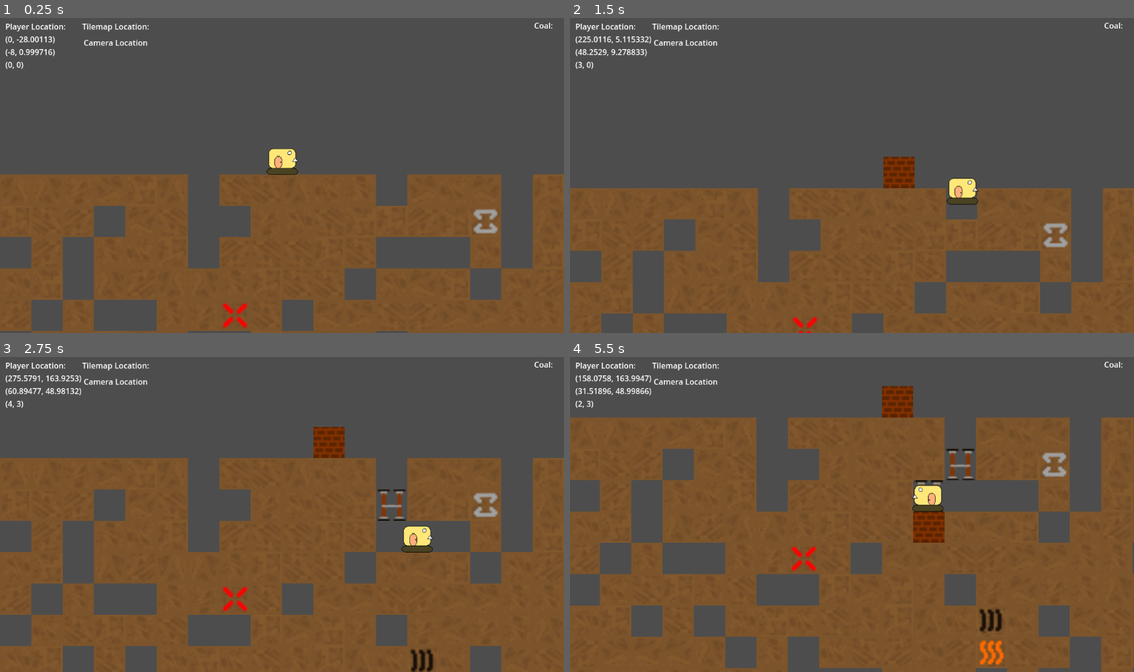
Above: before the commit, frames 1-4 (two rows, left to right).
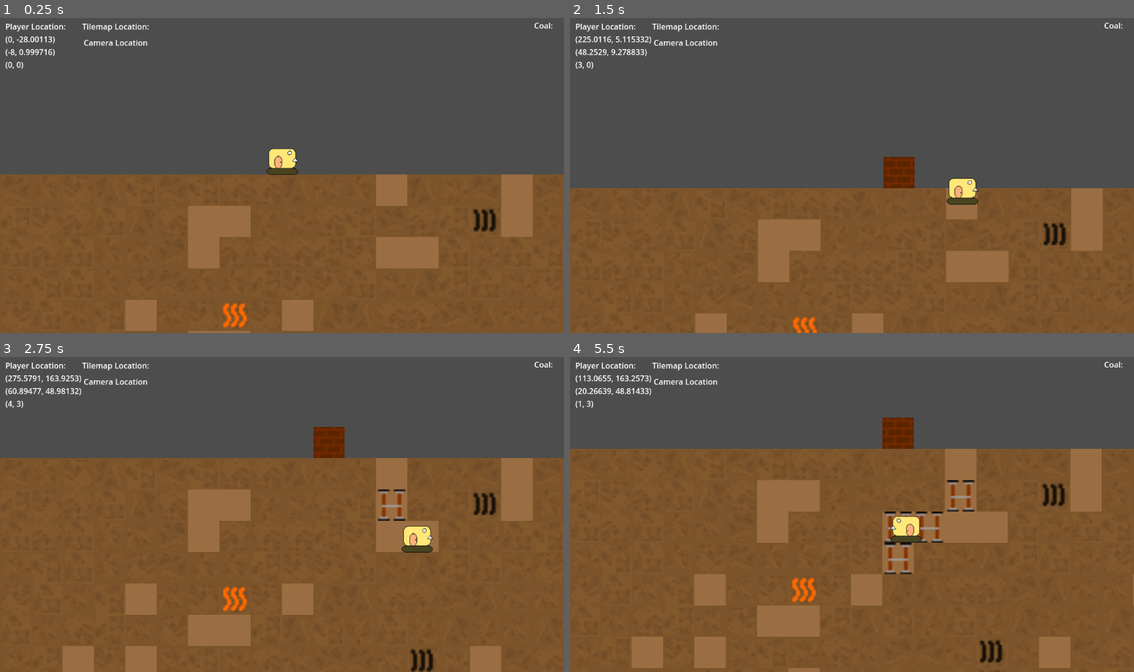
Above: after the commit, the same moments.

Repository: TrakeMuldoon/GodotMineTower
Game: Godot game, scene res://World/world.tscn
Same seed, same stepped clock (60 frames per second), same inputs: the game is played once before the commit and once after it.
Inputs:
- Up to frame 1 (0.25 s): no input
- Up to frame 2 (1.5 s): hold D (go_right) 0.53-1.28 s; hold M (Mine) 0.53-1.28 s; tap Z (Wall) at 0.8, 1.35 s; hold S (go_down) from 1.28 s (still down)
- Up to frame 3 (2.75 s): tap M (Mine) at 1.55 s; release S (go_down) at 2.03 s; hold D (go_right) from 2.03 s (still down); tap X (Mark) at 2.1 s; tap Z (Wall) at 2.3 s
- Up to frame 4 (5.5 s): release D (go_right) at 2.78 s; hold Up (go_up) 2.78-3.53 s; tap M (Mine) at 2.85, 4.35 s; hold A (go_left) 3.53-5.03 s; tap Z (Wall) at 3.6, 5.1 s; hold S (go_down) from 5.03 s (still down)

The runs differ from the first frame. In frame 1, 12% of the frame differs, in the area x 0-95%, y 49-100%; in frame 2, 11%; in frame 3, 16%; in frame 4, 34%, in the area x 0-100%, y 5-100%.

Commit message:
Redid Tilesets and included Building

Diff:
--- a/Characters/tank_character.gd
+++ b/Characters/tank_character.gd
@@ -6,6 +6,7 @@
 signal drilled
 signal build_wall
 signal mark_my_cell
+signal build_mine
 
 # Get the gravity from the project settings to be synced with RigidBody nodes.
 var gravity = ProjectSettings.get_setting("physics/2d/default_gravity")
@@ -21,7 +22,7 @@
 		Get_My_Cell()
 
 	if Input.is_action_pressed("Mine") and is_on_floor():
-		pass
+		Build_Mine_Maybe()
 
 	if Input.is_action_just_pressed("Wall") and is_on_floor():
 		Build_Wall_Maybe()
@@ -56,6 +57,7 @@
 		else:
 			drill_side_counter = 0
 		velocity.x = direction * Speed
+
 		if velocity.x < 0:
 			$AnimatedSprite2D.flip_h = true
 		else:
@@ -66,6 +68,14 @@
 	move_and_slide()
 
 	character_moved.emit(position)
+
+func Build_Mine_Maybe():
+	var my_cell = Get_My_Cell()
+	if(tilemap.Can_Build_At(my_cell)):
+		Build_Mine(my_cell)
+
+func Build_Mine(my_cell):
+	build_mine.emit(my_cell)
 
 func Get_My_Cell():
 	#var pos = Vector2(position.x, position.y)
@@ -93,22 +103,12 @@
 
 func Drill_Down():
 	velocity.y = Jump_Velocity * 0.1
-	var pos = Vector2(position.x, position.y + 32)
-	var l2m = tilemap.local_to_map(pos)
-	if l2m.x < 0:
-		l2m.x -= 4
-	l2m.y = l2m.y / 4
-	l2m.x = l2m.x / 4
-	drilled.emit(l2m)
+	var my_loc = Get_My_Cell()
+	var drill_loc = Vector2(my_loc.x, my_loc.y + 1)
+	drilled.emit(drill_loc)
 
 func Drill_Side(direction):
 	velocity.y = Jump_Velocity * 0.1
-	var pos = Vector2(position.x + (direction * 64), position.y)
-	var l2m = tilemap.local_to_map(pos)
-	if l2m.y < 0:
-		l2m.y -= 4
-	if l2m.x < 0:
-		l2m.x -= 4
-	l2m.y = l2m.y / 4
-	l2m.x = l2m.x / 4
-	drilled.emit(l2m)
+	var my_loc = Get_My_Cell()
+	var drill_loc = Vector2(my_loc.x + (direction), my_loc.y)
+	drilled.emit(drill_loc)
--- a/Characters/tank_character.tscn
+++ b/Characters/tank_character.tscn
@@ -57,7 +57,7 @@
 sprite_frames = SubResource("SpriteFrames_8i8wp")
 animation = &"idle"
 autoplay = "idle"
-frame_progress = 0.843159
+frame_progress = 0.0957819
 
 [node name="CollisionShape2D" type="CollisionShape2D" parent="."]
 rotation = 1.5708
--- a/TileSets/GroundMap.gd
+++ b/TileSets/GroundMap.gd
@@ -2,6 +2,22 @@
 
 var TILESET_ID = 0
 var id = tile_set.get_source_id(TILESET_ID)
+
+var EMPTY_TILE = Vector2(4,0)
+var WALL_TILE = Vector2(5,0)
+var DRILLED_TILE = Vector2(6,0)
+
+var COAL_ROOT = Vector2(0,1)
+var COPPER_ROOT = Vector2(0,2)
+var IRON_ROOT = Vector2(0,3)
+var MAG_ROOT = Vector2(0,4)
+
+var EMPTY_TILE_V3 = Vector3(EMPTY_TILE.x, EMPTY_TILE.y,0)
+var COAL_ROOT_V3 = Vector3(COAL_ROOT.x, COAL_ROOT.y, 0)
+var COPPER_ROOT_V3 = Vector3(COPPER_ROOT.x, COPPER_ROOT.y, 0)
+var IRON_ROOT_V3 = Vector3(IRON_ROOT.x, IRON_ROOT.y, 0)
+var MAG_ROOT_V3 = Vector3(MAG_ROOT.x, MAG_ROOT.y, 0)
+
 # Called when the node enters the scene tree for the first time.
 func _ready():
 	pass
@@ -11,26 +27,40 @@
 		for y in range(0, 50):
 			var munge_float = munge_three(x,y)
 
-			var tile_location = PickGroundType(munge_float)
+			var tile_location_and_alt = PickGroundType(munge_float)
+			var tile_location = Vector2(tile_location_and_alt.x, tile_location_and_alt.y)
+			var alt = tile_location_and_alt.z
 
-			set_cell(0
-					, Vector2(x, y)
-					, id
-					, Vector2(tile_location.x, tile_location.y)
-					, tile_location.z)
+			set_cell(0, Vector2(x, y), id, tile_location, alt)
+
+func Can_Build_At(cell):
+	var curr = get_cell_atlas_coords(0, cell)
+	if (curr.x == 1
+			and curr.y > 0
+			and curr.y < 5):
+		return true
+	else:
+		return false
+
 var ground_type = 0
 func PickGroundType(a_float):
-	#return Vector3(1, 1, 0)
 	if a_float < 0.86:
-		return PickRandomDirt(a_float * 1.25)
+		return PickRandomDirt(a_float * 1.16)
 	elif a_float < 0.95:
-		return Vector3(4,2,0)
+		return EMPTY_TILE_V3
 	else:
 		return PickOre((a_float - 0.95) * 20)
 
 func PickOre(a_float):
-	var pick_int = int(a_float * 100)
-	return Vector3(pick_int / 25, 1, 0)
+	if a_float < 0.70:
+		return COAL_ROOT_V3
+	if a_float < 0.85:
+		return COPPER_ROOT_V3
+	if a_float < 0.95:
+		return IRON_ROOT_V3
+	else:
+		return MAG_ROOT_V3
+
 
 func PickRandomDirt(a_float):
 	var pick_int = a_float *  16
@@ -42,22 +72,31 @@
 
 func BuildWall(cell):
 	var orig_cell_atlas = get_cell_atlas_coords(0, cell)
-	#if orig_cell_atlas.y == 0:
-	#	return
 
-	var wall_atlas_coords = Vector2(0,3)
-	set_cell(0, cell, id, wall_atlas_coords)
+	set_cell(0, cell, id, WALL_TILE)
+
+func BuildMine(cell):
+	var orig_cell_atlas = get_cell_atlas_coords(0, cell)
+	var new_atlas_coords = Vector2(orig_cell_atlas.x + 1, orig_cell_atlas.y)
+	set_cell(0, cell, id, new_atlas_coords)
 
 func DigThrough(cell):
 	var orig_cell_atlas = get_cell_atlas_coords(0, cell)
 
-	var new_atlas_coords = Vector2(5, 2) #Empty
-	if orig_cell_atlas.y == 1:
-		#we hit ore!!!
-		new_atlas_coords.x = orig_cell_atlas.x + 4
-		new_atlas_coords.y = orig_cell_atlas.y
-	set_cell(0, cell, id, new_atlas_coords)
+	var new_cell_atlas = Vector2(0,0)
+	if orig_cell_atlas.y > 0:
+		#we hit ore!!! Move the Tile over by 1, which is the marker for "drilled ore"
+		new_cell_atlas.x = orig_cell_atlas.x + 1
+		new_cell_atlas.y = orig_cell_atlas.y
+	else:
+		new_cell_atlas = DRILLED_TILE
+	set_cell(0, cell, id, new_cell_atlas)
 
+# This is a function I found on the internet to take two coords and turn them
+# into a pseudorandom number, the only important thing for me being that there
+# 1. No visible patterns
+# 2. neighbouring cells have very different values
+# 3. Completely reproducible.
 func munge_three(x, y):
 	#/* mix around the bits in x: */
 	x = x * 3266489917 + Globals.RANDOM_SEED
--- a/TileSets/worldlevel.gd
+++ b/TileSets/worldlevel.gd
@@ -24,3 +24,7 @@
 
 func _on_tank_character_mark_my_cell(cell):
 	$GroundMap.MarkX(cell)
+
+
+func _on_tank_character_build_mine(cell):
+	$GroundMap.BuildMine(cell)
--- a/TileSets/worldlevel.tres
+++ b/TileSets/worldlevel.tres
@@ -98,111 +98,63 @@
 1:1/0 = 0
 1:1/0/physics_layer_0/linear_velocity = Vector2(0, 0)
 1:1/0/physics_layer_0/angular_velocity = 0.0
-1:1/0/physics_layer_0/polygon_0/points = PackedVector2Array(-8, -8, 8, -8, 8, 8, -8, 8)
-2:1/0 = 0
-2:1/0/physics_layer_0/linear_velocity = Vector2(0, 0)
-2:1/0/physics_layer_0/angular_velocity = 0.0
-2:1/0/physics_layer_0/polygon_0/points = PackedVector2Array(-8, -8, 8, -8, 8, 8, -8, 8)
-3:1/0 = 0
-3:1/0/physics_layer_0/linear_velocity = Vector2(0, 0)
-3:1/0/physics_layer_0/angular_velocity = 0.0
-3:1/0/physics_layer_0/polygon_0/points = PackedVector2Array(-8, -8, 8, -8, 8, 8, -8, 8)
 0:2/next_alternative_id = 4
 0:2/0 = 0
 0:2/0/physics_layer_0/linear_velocity = Vector2(0, 0)
 0:2/0/physics_layer_0/angular_velocity = 0.0
-0:2/1 = 1
-0:2/1/flip_v = true
-0:2/1/physics_layer_0/linear_velocity = Vector2(0, 0)
-0:2/1/physics_layer_0/angular_velocity = 0.0
-0:2/2 = 2
-0:2/2/transpose = true
-0:2/2/physics_layer_0/linear_velocity = Vector2(0, 0)
-0:2/2/physics_layer_0/angular_velocity = 0.0
-0:2/3 = 3
-0:2/3/flip_h = true
-0:2/3/transpose = true
-0:2/3/physics_layer_0/linear_velocity = Vector2(0, 0)
-0:2/3/physics_layer_0/angular_velocity = 0.0
+0:2/0/physics_layer_0/polygon_0/points = PackedVector2Array(-8, -8, 8, -8, 8, 8, -8, 8)
 1:2/next_alternative_id = 4
 1:2/0 = 0
 1:2/0/physics_layer_0/linear_velocity = Vector2(0, 0)
 1:2/0/physics_layer_0/angular_velocity = 0.0
-1:2/1 = 1
-1:2/1/flip_v = true
-1:2/1/physics_layer_0/linear_velocity = Vector2(0, 0)
-1:2/1/physics_layer_0/angular_velocity = 0.0
-1:2/2 = 2
-1:2/2/flip_h = true
-1:2/2/flip_v = true
-1:2/2/physics_layer_0/linear_velocity = Vector2(0, 0)
-1:2/2/physics_layer_0/angular_velocity = 0.0
-1:2/3 = 3
-1:2/3/flip_h = true
-1:2/3/physics_layer_0/linear_velocity = Vector2(0, 0)
-1:2/3/physics_layer_0/angular_velocity = 0.0
 2:2/next_alternative_id = 4
+2:2/animation_frame_0/duration = 0.2
+2:2/animation_frame_1/duration = 0.2
 2:2/0 = 0
 2:2/0/physics_layer_0/linear_velocity = Vector2(0, 0)
 2:2/0/physics_layer_0/angular_velocity = 0.0
-2:2/1 = 1
-2:2/1/transpose = true
-2:2/1/physics_layer_0/linear_velocity = Vector2(0, 0)
-2:2/1/physics_layer_0/angular_velocity = 0.0
-3:2/next_alternative_id = 4
-3:2/0 = 0
-3:2/0/physics_layer_0/linear_velocity = Vector2(0, 0)
-3:2/0/physics_layer_0/angular_velocity = 0.0
-3:2/1 = 1
-3:2/1/transpose = true
-3:2/1/physics_layer_0/linear_velocity = Vector2(0, 0)
-3:2/1/physics_layer_0/angular_velocity = 0.0
-3:2/2 = 2
-3:2/2/flip_v = true
-3:2/2/physics_layer_0/linear_velocity = Vector2(0, 0)
-3:2/2/physics_layer_0/angular_velocity = 0.0
-3:2/3 = 3
-3:2/3/flip_h = true
-3:2/3/transpose = true
-3:2/3/physics_layer_0/linear_velocity = Vector2(0, 0)
-3:2/3/physics_layer_0/angular_velocity = 0.0
-4:2/0 = 0
-4:2/0/physics_layer_0/linear_velocity = Vector2(0, 0)
-4:2/0/physics_layer_0/angular_velocity = 0.0
-4:1/0 = 0
-4:1/0/physics_layer_0/linear_velocity = Vector2(0, 0)
-4:1/0/physics_layer_0/angular_velocity = 0.0
-5:1/0 = 0
-5:1/0/physics_layer_0/linear_velocity = Vector2(0, 0)
-5:1/0/physics_layer_0/angular_velocity = 0.0
-6:1/0 = 0
-6:1/0/physics_layer_0/linear_velocity = Vector2(0, 0)
-6:1/0/physics_layer_0/angular_velocity = 0.0
-7:1/0 = 0
-7:1/0/physics_layer_0/linear_velocity = Vector2(0, 0)
-7:1/0/physics_layer_0/angular_velocity = 0.0
-8:1/0 = 0
-8:1/0/physics_layer_0/linear_velocity = Vector2(0, 0)
-8:1/0/physics_layer_0/angular_velocity = 0.0
-9:1/0 = 0
-9:1/0/physics_layer_0/linear_velocity = Vector2(0, 0)
-9:1/0/physics_layer_0/angular_velocity = 0.0
-10:1/0 = 0
-10:1/0/physics_layer_0/linear_velocity = Vector2(0, 0)
-10:1/0/physics_layer_0/angular_velocity = 0.0
-11:1/0 = 0
-11:1/0/physics_layer_0/linear_velocity = Vector2(0, 0)
-11:1/0/physics_layer_0/angular_velocity = 0.0
-5:2/0 = 0
-5:2/0/physics_layer_0/linear_velocity = Vector2(0, 0)
-5:2/0/physics_layer_0/angular_velocity = 0.0
 0:3/0 = 0
 0:3/0/physics_layer_0/linear_velocity = Vector2(0, 0)
 0:3/0/physics_layer_0/angular_velocity = 0.0
 0:3/0/physics_layer_0/polygon_0/points = PackedVector2Array(-8, -8, 8, -8, 8, 8, -8, 8)
-6:2/0 = 0
-6:2/0/physics_layer_0/linear_velocity = Vector2(0, 0)
-6:2/0/physics_layer_0/angular_velocity = 0.0
+1:4/0 = 0
+1:4/0/physics_layer_0/linear_velocity = Vector2(0, 0)
+1:4/0/physics_layer_0/angular_velocity = 0.0
+0:4/0 = 0
+0:4/0/physics_layer_0/linear_velocity = Vector2(0, 0)
+0:4/0/physics_layer_0/angular_velocity = 0.0
+0:4/0/physics_layer_0/polygon_0/points = PackedVector2Array(-8, -8, 8, -8, 8, 8, -8, 8)
+2:4/animation_frame_0/duration = 0.2
+2:4/animation_frame_1/duration = 0.2
+2:4/0 = 0
+2:4/0/physics_layer_0/linear_velocity = Vector2(0, 0)
+2:4/0/physics_layer_0/angular_velocity = 0.0
+2:3/animation_frame_0/duration = 0.2
+2:3/animation_frame_1/duration = 0.2
+2:3/0 = 0
+2:3/0/physics_layer_0/linear_velocity = Vector2(0, 0)
+2:3/0/physics_layer_0/angular_velocity = 0.0
+1:3/0 = 0
+1:3/0/physics_layer_0/linear_velocity = Vector2(0, 0)
+1:3/0/physics_layer_0/angular_velocity = 0.0
+4:0/0 = 0
+4:0/0/physics_layer_0/linear_velocity = Vector2(0, 0)
+4:0/0/physics_layer_0/angular_velocity = 0.0
+7:0/0 = 0
+7:0/0/physics_layer_0/linear_velocity = Vector2(0, 0)
+7:0/0/physics_layer_0/angular_velocity = 0.0
+6:0/0 = 0
+6:0/0/physics_layer_0/linear_velocity = Vector2(0, 0)
+6:0/0/physics_layer_0/angular_velocity = 0.0
+5:0/0 = 0
+5:0/0/physics_layer_0/linear_velocity = Vector2(0, 0)
+5:0/0/physics_layer_0/angular_velocity = 0.0
+5:0/0/physics_layer_0/polygon_0/points = PackedVector2Array(-8, -8, 8, -8, 8, 8, -8, 8)
+2:1/animation_frame_0/duration = 0.2
+2:1/animation_frame_1/duration = 0.2
+2:1/0 = 0
+2:1/0/physics_layer_0/linear_velocity = Vector2(0, 0)
+2:1/0/physics_layer_0/angular_velocity = 0.0
 
 [sub_resource type="TileSetAtlasSource" id="TileSetAtlasSource_08wd4"]
 texture = ExtResource("2_jyumg")
--- a/World/world.tscn
+++ b/World/world.tscn
@@ -29,6 +29,7 @@
 drag_right_margin = 0.5
 drag_bottom_margin = 0.1
 
+[connection signal="build_mine" from="TankCharacter" to="WorldLevel" method="_on_tank_character_build_mine"]
 [connection signal="build_wall" from="TankCharacter" to="WorldLevel" method="_on_backup_character_build_wall"]
 [connection signal="character_moved" from="TankCharacter" to="HUD" method="_on_backup_character_character_moved"]
 [connection signal="drilled" from="TankCharacter" to="WorldLevel" method="_on_backup_character_drilled"]
Binary file changed: assets/UndergroundTileset.png
Not shown, changed: assets/TestTileset.pdn
